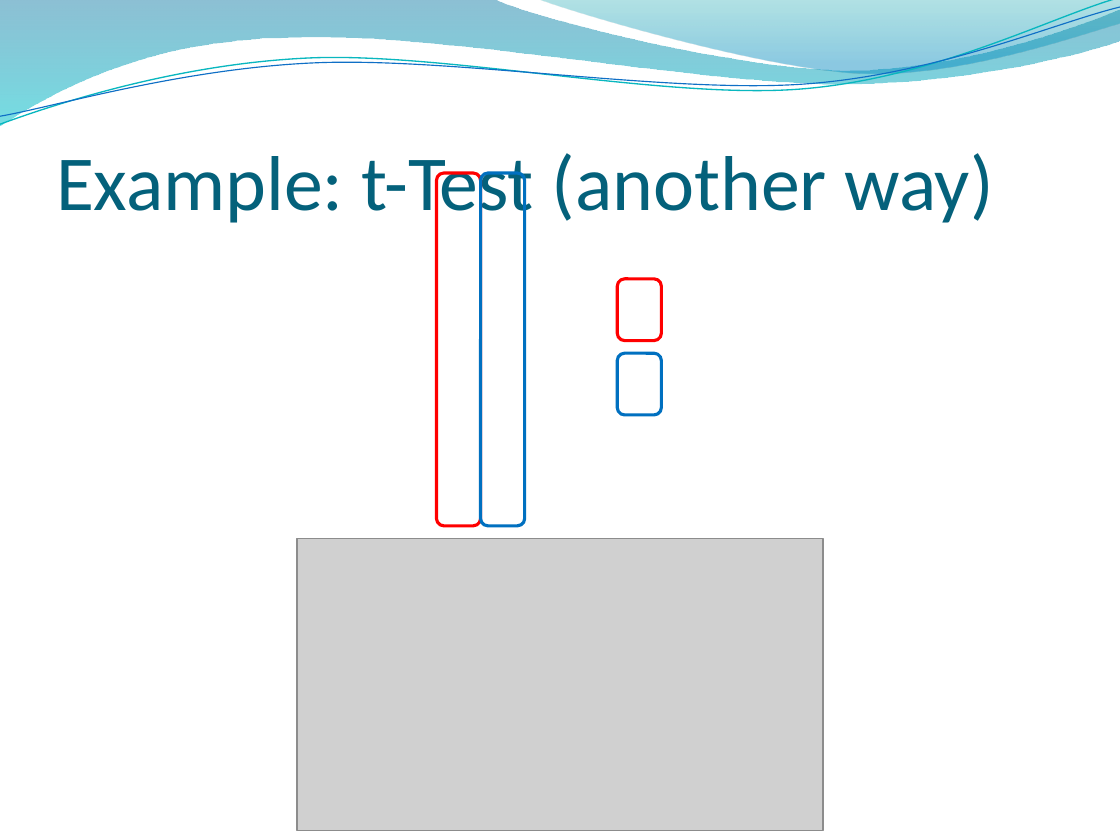
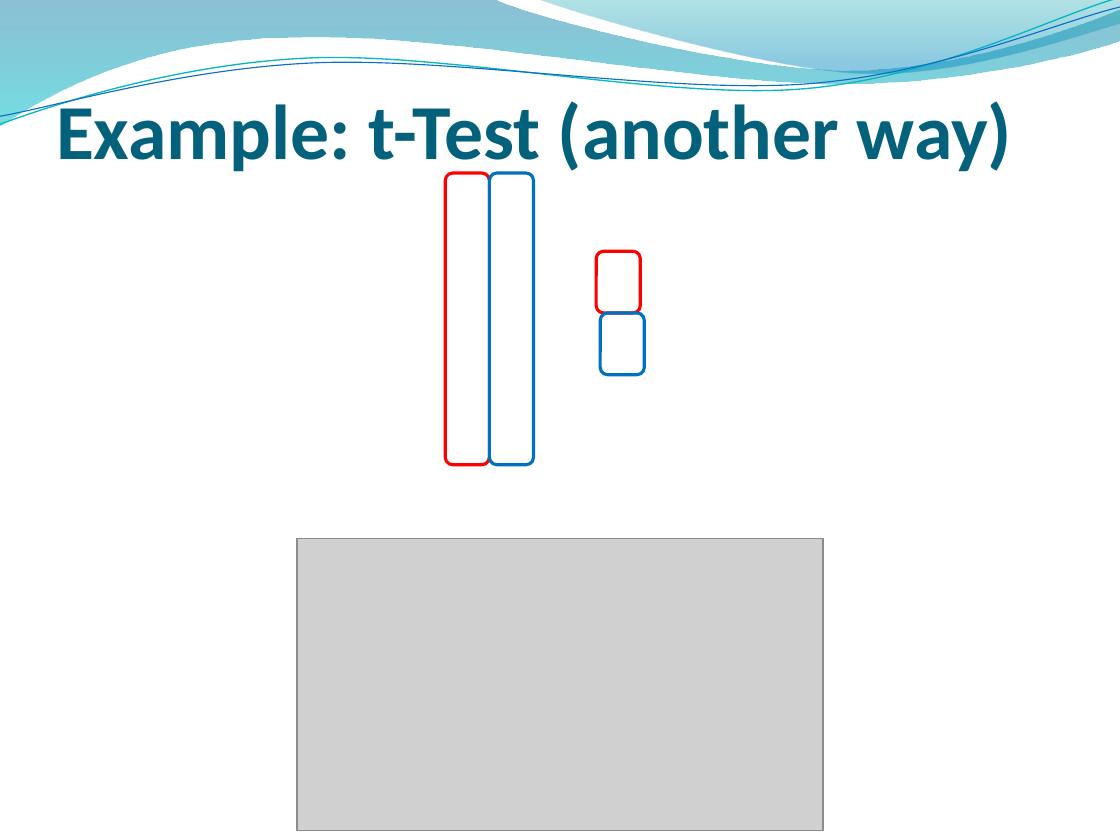
Before and after one commit to ricschuster/R_Workshop_Vienna_2018_02, a slide deck: slide 26 of ppts/Topic 3 Key Components of (Generalized) Linear Models.pptx. Drawn at 1120x840 pixels with LibreOffice and Linux fonts; fonts in the diff are those of the drawing; grey boxes stand for pictures; background and template pictures are left out. Boxes give left, top, right and bottom in pixels: in the first picture for what was removed or moved away, otherwise in the second. Text is boxed around its words. In the diff, an @@ line names an element or a change of style, - is before the commit and + after.

```diff
--- a/ppts/Topic 3 Key Components of (Generalized) Linear Models.pptx
+++ b/ppts/Topic 3 Key Components of (Generalized) Linear Models.pptx
@@ title "Example: t-Test (another way)": place and size @@
-title "Example: t-Test (another way)" at (56,153,993,229)
+title "Example: t-Test (another way)" at (56,94,1012,177)
@@ title "Example: t-Test (another way)" at (56,94,1012,177): bold on @@
@@ rounded rectangle: place and size @@
-rounded rectangle at (437,174,480,526)
+rounded rectangle at (446,174,489,465)
@@ rounded rectangle: place and size @@
-rounded rectangle at (480,174,524,526)
+rounded rectangle at (489,174,533,465)
@@ rounded rectangle: place and size @@
-rounded rectangle at (617,279,661,340)
+rounded rectangle at (596,251,640,312)
@@ rounded rectangle: place and size @@
-rounded rectangle at (617,353,661,414)
+rounded rectangle at (600,314,644,375)
```
Also in this commit, not shown: 40 other slides changed.
